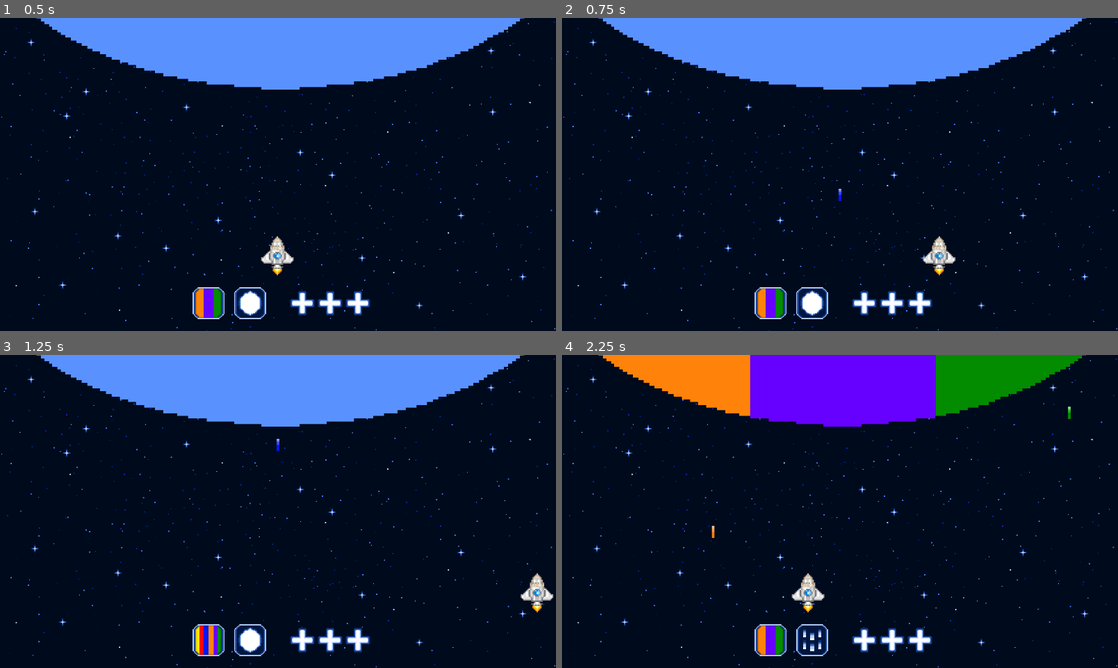
Above: before the commit, frames 1-4 (two rows, left to right).
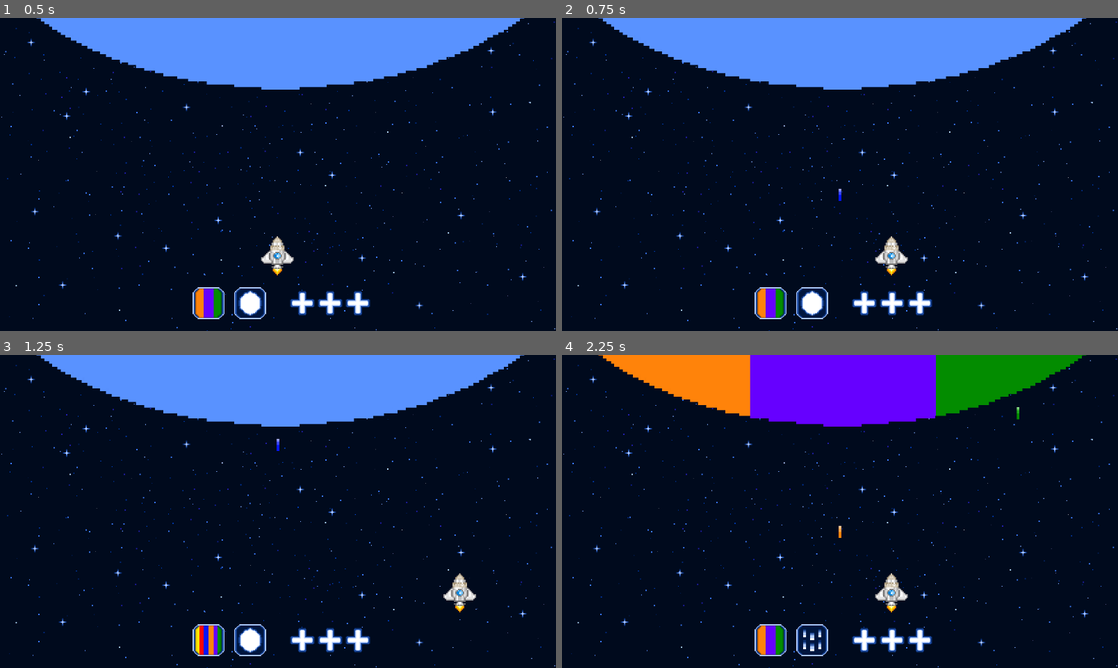
Above: after the commit, the same moments.

Repository: Annars30/GithubRepos-FINAL-project-ver1
Game: Godot game, scene res://Scenes/game.tscn
Two runs of this game, one before a commit and one after it. Both use one fixed random seed, a clock stepped at 60 frames per second and the inputs below.
Inputs:
- Up to frame 1 (0.5 s): no input
- Up to frame 2 (0.75 s): tap Enter at 0.5 s; hold Right (move_right) from 0.53 s (still down); hold B (fire_blue) from 0.53 s (still down)
- Up to frame 3 (1.25 s): keep holding Right (move_right); keep holding B (fire_blue)
- Up to frame 4 (2.25 s): release Right (move_right) at 1.28 s; release B (fire_blue) at 1.28 s; hold Left (move_left) 1.28-2.03 s; tap G (fire_green) at 1.35 s; hold Right (move_right) from 2.03 s (still down); hold O (fire_orange) from 2.03 s (still down)

Frame 1 is identical in both runs. In frame 2, 0.7% of the frame differs, in the area x 56-71%, y 69-83%; in frame 3, 0.7%; in frame 4, 0.8%, in the area x 26-92%, y 16-83%.

Commit message:
Update ship.gd

Diff:
--- a/Scripts/ship.gd
+++ b/Scripts/ship.gd
@@ -1,6 +1,8 @@
 extends CharacterBody2D
+class_name Ship
+
+
 @onready var ship_sprite = $AnimatedSprite2D
-@onready var supernova = $AnimatedSprite2D
 
 
 #MY VERSION
@@ -50,10 +52,10 @@
 
 
 # CURRENTLY NOT COLLIDING WITH SUPERNOVA / SUPERNOVA BEAMS (BUT DOESN'T EXPLODE WHEN COLLIDING WITH WALLS
-func _physics_process(delta):
-	var collision = move_and_collide(velocity * delta)
-	if collision:
-		if collision == supernova:
-			ship_sprite.play("ship")
+
+
+func _on_area_2d_body_entered(body: Node2D) -> void:
+	if body is Ship:
+		pass
 	else:
-			pass
+		ship_sprite.play("ship")
